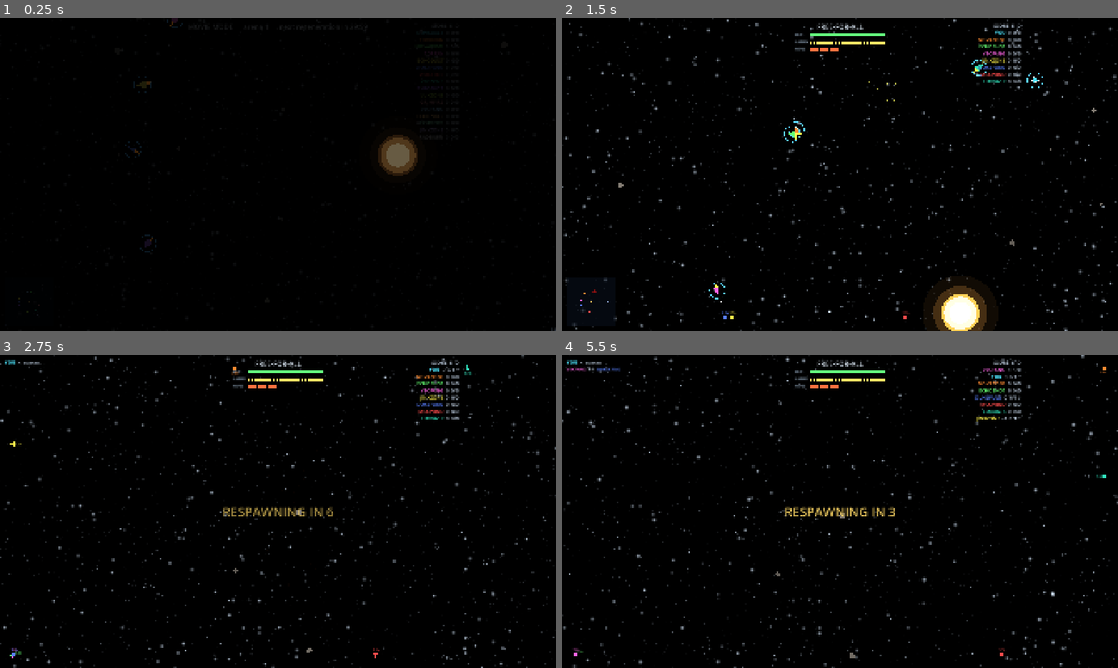
Above: before the commit, frames 1-4 (two rows, left to right).
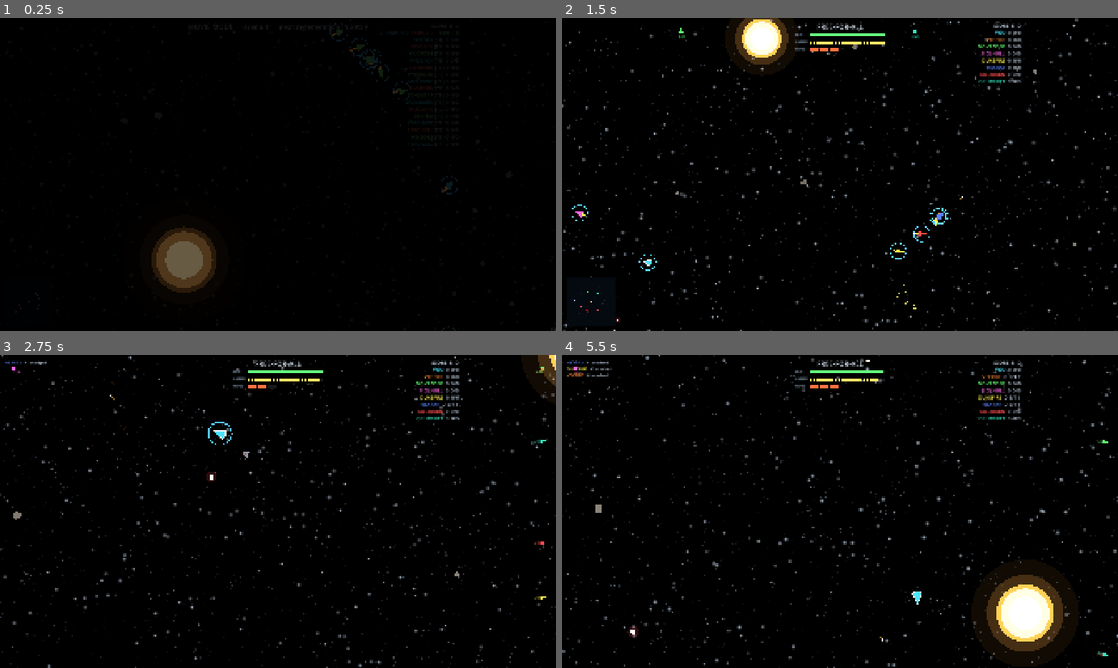
Above: after the commit, the same moments.

Repository: CryptoJones/XSpaceWar-AI
Game: Godot game, scene res://src/ui/main.tscn
Same seed, same stepped clock (60 frames per second), same inputs: the game is played once before the commit and once after it.
Inputs (mouse positions are in pixels of both pictures, inside the frame that each line leads up to):
- Up to frame 1 (0.25 s): no input
- Up to frame 2 (1.5 s): tap Enter at 0.5 s; move the mouse to (962, 158) at 0.52 s; hold D 0.53-1.25 s; tap Shift at 0.6 s; click (962, 158) at 0.67 s; tap Space at 0.77 s; click "PLAY — Skirmish vs AI" at 1.25 s
- Up to frame 3 (2.75 s): move the mouse to (166, 527) at 2.02 s; hold S from 2.03 s (still down); tap M at 2.1 s; tap Space at 2.27 s
- Up to frame 4 (5.5 s): move the mouse to (895, 442) at 2.77 s; release S at 2.78 s; hold D 2.78-3.53 s; hold Enter 2.78-3.53 s; move the mouse to (812, 574) at 3.52 s; hold W 3.53-4.28 s; tap Tab at 3.6 s; click (812, 574) at 3.67 s; tap Space at 3.77, 4.52, 5.27 s; move the mouse to (1006, 558) at 4.27 s; hold A from 4.28 s (still down); tap P at 4.35 s; move the mouse to (673, 464) at 5.02 s; tap F at 5.1 s

The runs differ from the first frame. In frame 1, 3.2% of the frame differs, in the area x 2-83%, y 0-100%; in frame 2, 7.3%; in frame 3, 5.4%; in frame 4, 8.0%, in the area x 0-100%, y 0-100%.

Commit message:
Star size slider: bigger star, stronger gravity (25 = classic)
MATCH option mapping slider 5-100 to a 0.2x-4x multiplier on the
star's mass and visual radius together — gravity scales with mass, so
a giant star means faster orbits, a wider kill zone, and a heavier
well; a dwarf barely tugs. Movie Mode rolls 0.5x-2.5x per arena. Rides
the arena params, so net clients and replays reproduce it exactly.

Co-Authored-By: Claude Fable 5 <noreply@anthropic.com>

Diff:
--- a/src/gameplay/game_session.gd
+++ b/src/gameplay/game_session.gd
@@ -41,6 +41,7 @@
 var hazard := 0.3                  ## asteroid slider 0..1 (1 = every 3rd cell)
 var respawn_seconds := 6.0         ## death cooldown (player-configurable)
 var lethal_edges := false          ## border kills instead of wrapping
+var star_scale := 1.0              ## star size+gravity multiplier (slider 25 = 1.0)
 var net_rtt_ms := -1               ## display-only: client's measured ping
 var watch_ship_id := -1            ## spectator/replay follow-cam target (-1 = director)
 var match_time := 0.0              ## seconds elapsed this match
@@ -79,6 +80,7 @@
 func _randomize_match_params() -> void:
 	num_ships = _rng.randi_range(6, 16)
 	hazard = _rng.randf_range(0.1, 0.6)
+	star_scale = _rng.randf_range(0.5, 2.5)
 	mode = Mode.TEAM if _rng.randf() < 0.5 else Mode.FFA
 	num_teams = _rng.randi_range(2, 3) if mode == Mode.TEAM else 1
 	difficulty = _rng.randi_range(BotController.Difficulty.VETERAN, BotController.Difficulty.INSANE)
@@ -96,6 +98,7 @@
 	# space should read as mostly empty with hazards, not an obstacle course.
 	arena_params = ArenaGen.populate(world, {
 		"star_count": 1,  # exactly one gravity well per map
+		"star_scale": clampf(star_scale, 0.2, 4.0),
 		"planets": _rng.randi_range(1, 2),
 		"hazard": clampf(hazard, 0.0, 1.0),
 		"satellites": _rng.randi_range(0, 2),
--- a/src/sim/arena_gen.gd
+++ b/src/sim/arena_gen.gd
@@ -13,6 +13,7 @@
 const DEFAULTS := {
 	"star_count": 1,          # 0 = no sun, 1 = single, 2 = binary
 	"star_mass": 1000.0,
+	"star_scale": 1.0,        # multiplies mass (gravity) and size together
 	"planets": 2,             # planets orbiting the primary
 	"moons_max": 2,           # max moons per planet
 	"asteroid_belts": 1,
@@ -41,7 +42,7 @@
 			pass
 		2:
 			var sep := arena * 0.10
-			var m := float(p["star_mass"]) * 0.6
+			var m := float(p["star_mass"]) * float(p["star_scale"]) * 0.6
 			primary = _make_star(world, center + Vector2(-sep, 0), m, rng)
 			var s2 := _make_star(world, center + Vector2(sep, 0), m, rng)
 			# Make them orbit the barycenter.
@@ -50,7 +51,7 @@
 			s2.orbit_angle = 0.0
 			s2.orbit_speed = 0.10
 		_:
-			primary = _make_star(world, center, float(p["star_mass"]), rng)
+			primary = _make_star(world, center, float(p["star_mass"]) * float(p["star_scale"]), rng)
 
 	# --- Planets (+ moons) ---
 	if primary != null:
@@ -129,7 +130,9 @@
 	b.kind = SimBody.Kind.STAR
 	b.pos = pos
 	b.mass = mass
-	b.radius = clampf(mass * 0.08, 60.0, 160.0)
+	# Radius tracks mass so a heavy star LOOKS heavy (and its kill zone and
+	# gravity grow together); wide clamps allow dwarfs through giants.
+	b.radius = clampf(mass * 0.08, 30.0, 480.0)
 	b.gravity = true
 	b.lethal = true
 	b.seed = rng.randi()
--- a/src/ui/main.gd
+++ b/src/ui/main.gd
@@ -18,6 +18,7 @@
 var _time_spin: SpinBox
 var _respawn_spin: SpinBox
 var _hazard_slider: HSlider
+var _star_slider: HSlider
 var _edge_check: CheckButton
 var _ip_edit: LineEdit
 var _server_list: ItemList
@@ -382,6 +383,13 @@
 	_hazard_slider.tooltip_text = "0 = clean space \u00b7 100 = every 3rd cell is a rock"
 	_grid_row(grid, "Asteroids", _hazard_slider)
 
+	_star_slider = HSlider.new()
+	_star_slider.min_value = 5
+	_star_slider.max_value = 100
+	_star_slider.value = 25
+	_star_slider.tooltip_text = "Star size \u2014 bigger star, stronger gravity (25 = classic)"
+	_grid_row(grid, "Star size", _star_slider)
+
 	_edge_check = CheckButton.new()
 	_edge_check.text = "Lethal map edge"
 	_edge_check.tooltip_text = "Off: the map wraps around \u00b7 On: the border destroys ships"
@@ -742,6 +750,7 @@
 	session.hazard = _hazard_slider.value / 100.0
 	session.respawn_seconds = _respawn_spin.value
 	session.lethal_edges = _edge_check.button_pressed
+	session.star_scale = _star_slider.value / 25.0
 	session.host_name = _player_name
 	session.start_skirmish(int(_ships_spin.value), mode, _diff_btn.selected)
 	_maybe_start_recording()
@@ -831,6 +840,7 @@
 	session.hazard = _hazard_slider.value / 100.0
 	session.respawn_seconds = _respawn_spin.value
 	session.lethal_edges = _edge_check.button_pressed
+	session.star_scale = _star_slider.value / 25.0
 	session.host_name = _player_name
 	session.start_skirmish(int(_ships_spin.value), mode, _diff_btn.selected)
 	net_host = NetHost.new(session)
@@ -941,6 +951,7 @@
 	session.hazard = _hazard_slider.value / 100.0
 	session.respawn_seconds = _respawn_spin.value
 	session.lethal_edges = _edge_check.button_pressed
+	session.star_scale = _star_slider.value / 25.0
 	session.host_name = _player_name
 	session.start_skirmish(int(_ships_spin.value), mode, _diff_btn.selected)
 	net_host = NetHost.new(session)
--- a/tests/run_tests.gd
+++ b/tests/run_tests.gd
@@ -21,6 +21,7 @@
 	_test_match_flow()
 	_test_hazard_slider()
 	_test_ship_colors()
+	_test_star_scale()
 	_test_lethal_edges()
 	_test_team_spawns()
 	_test_sim_performance()
@@ -283,6 +284,22 @@
 	_check("colors: 16 FFA ships get 16 distinct colors", seen.size() == 16,
 		"distinct=%d" % seen.size())
 
+func _test_star_scale() -> void:
+	var w1 := SimWorld.new(SimConfig.from_seed(61))
+	ArenaGen.populate(w1, {"hazard": 0.0, "star_scale": 1.0})
+	var w4 := SimWorld.new(SimConfig.from_seed(61))
+	ArenaGen.populate(w4, {"hazard": 0.0, "star_scale": 4.0})
+	var p1 := w1.primary_body()
+	var p4 := w4.primary_body()
+	_check("star: scale multiplies mass (gravity) and size",
+		is_equal_approx(p4.mass, p1.mass * 4.0) and p4.radius > p1.radius,
+		"m %0.f/%0.f r %.0f/%.0f" % [p1.mass, p4.mass, p1.radius, p4.radius])
+	var probe := Vector2(1500, 0)
+	var g1 := w1.gravity_accel(probe).length()
+	var g4 := w4.gravity_accel(probe).length()
+	_check("star: bigger star pulls 4x harder", is_equal_approx(g4, g1 * 4.0),
+		"g %.2f vs %.2f" % [g1, g4])
+
 func _test_lethal_edges() -> void:
 	var s := GameSession.new()
 	s.lethal_edges = true
